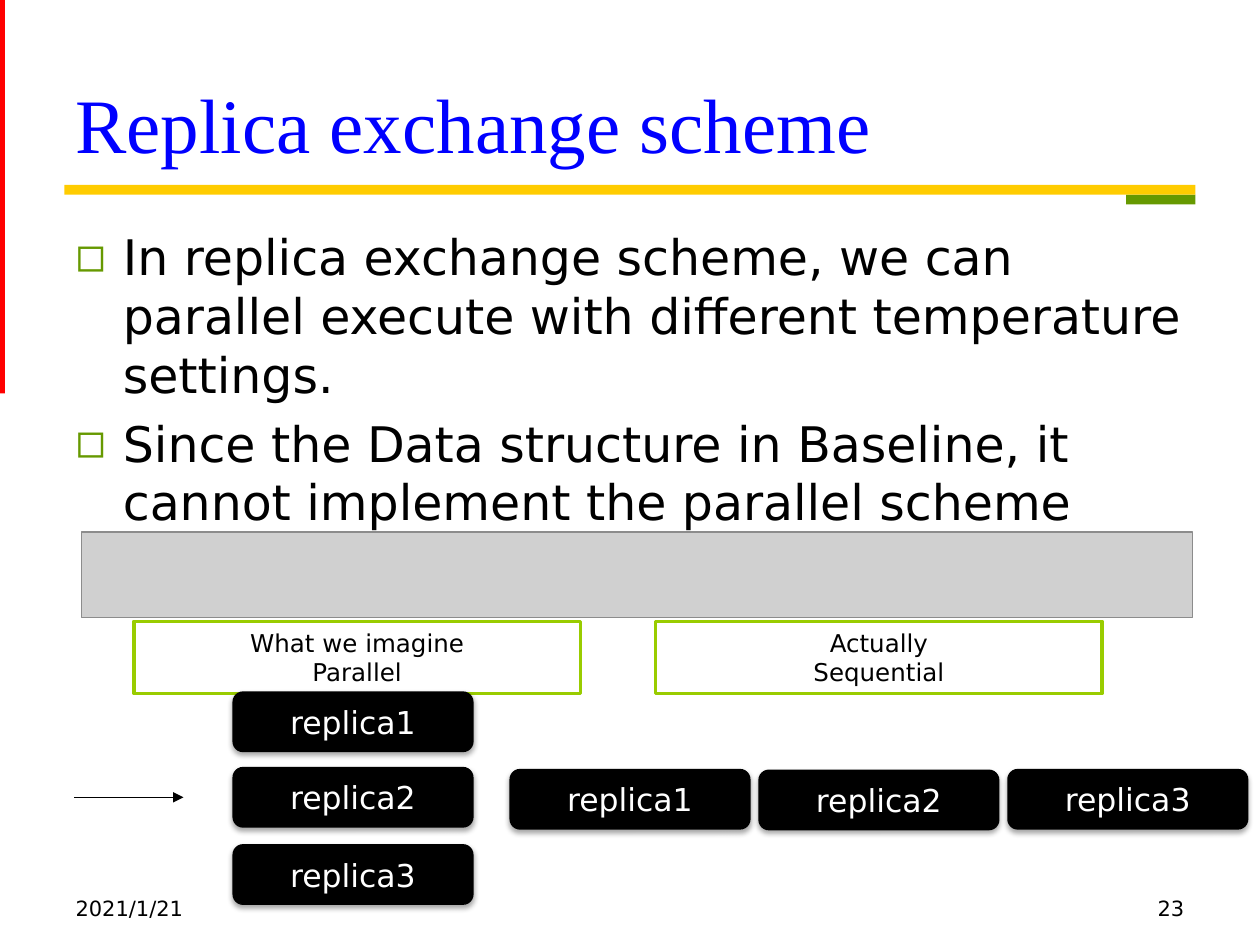
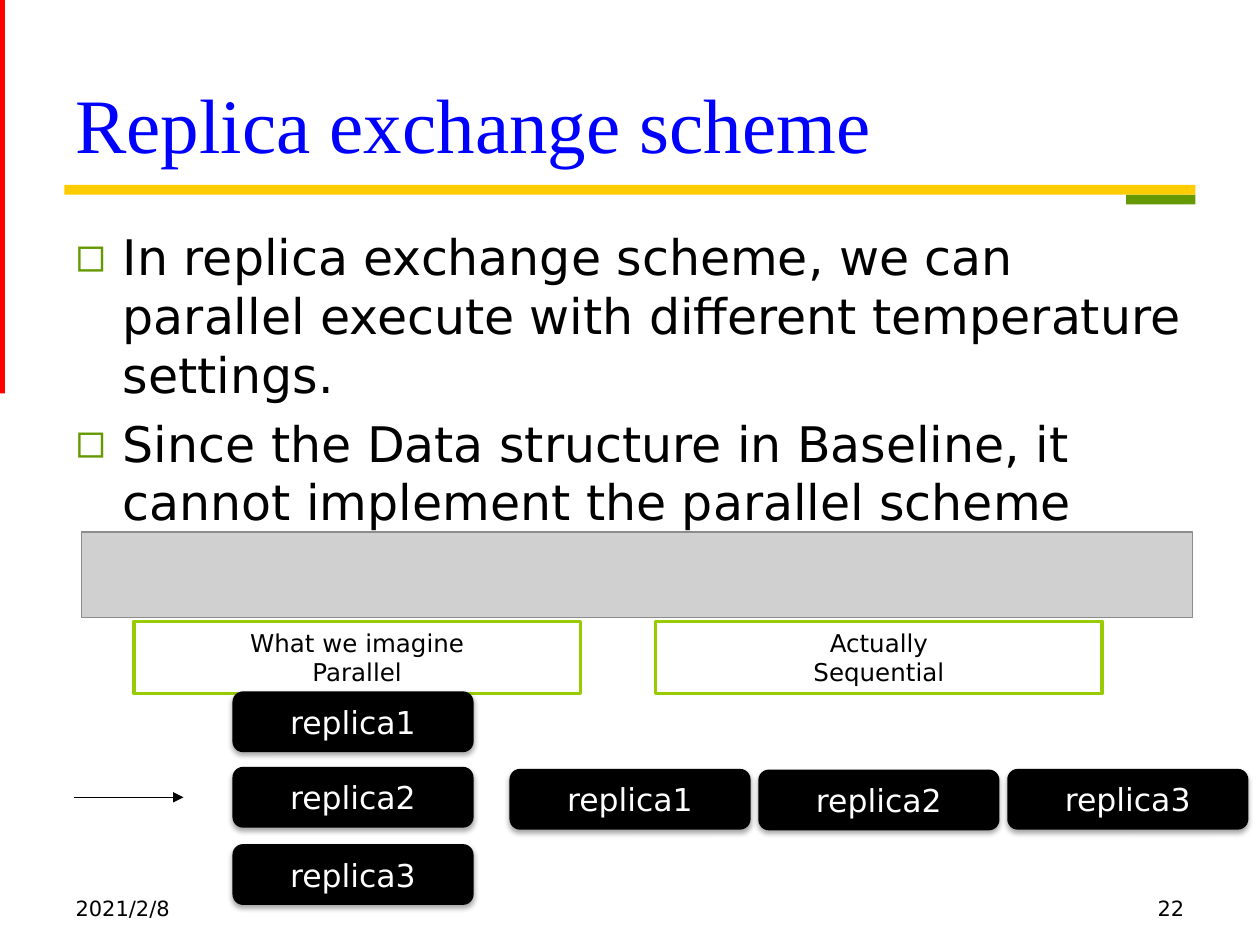
Before and after one commit to mediaic/MSoC-HLS, a slide deck: slide 22 of final-project/slides/Digital Annealer.pptx (slide 23 before the commit). Drawn at 1260x945 pixels with LibreOffice and Linux fonts; fonts in the diff are those of the drawing; grey boxes stand for pictures. Boxes give left, top, right and bottom in pixels: in the first picture for what was removed or moved away, otherwise in the second. Text is boxed around its words. In the diff, an @@ line names an element or a change of style, - is before the commit and + after.

```diff
--- a/final-project/slides/Digital Annealer.pptx
+++ b/final-project/slides/Digital Annealer.pptx
@@ text at [76,900,170,918]: text changed @@
-2021/1/21
+2021/2/8
@@ page number at [1158,900,1185,916]: text changed @@
-23
+22
```
Also in this commit, not shown: 22 other slides changed, 11 slides added, 4 slides removed, 18 other files.
